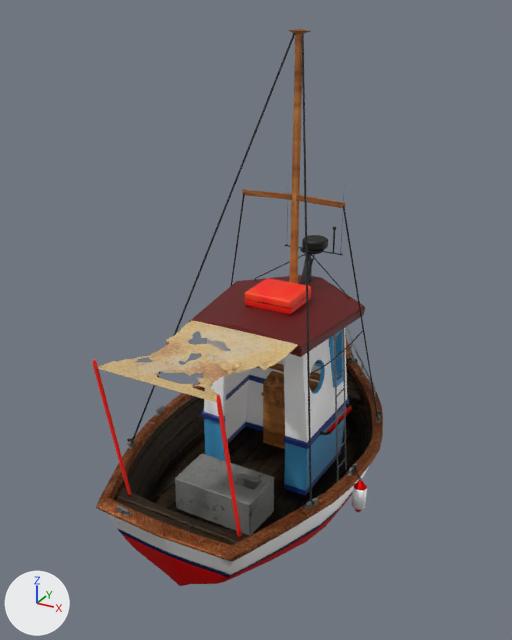
An edit to the Blender file Assets/boat/boat.blend, drawn before and after from the same camera.
Rendered twice from a camera (50 mm lens) standing at (5.16, -9.74, 7.08) and looking at (-0.33, 0.24, 2.1). Every picture has the same lights, and +X, +Y and +Z are marked at lower left. The older version comes first.

The first picture shows 'Material-BARCA_INTERNO', 'Material-CABINA', 'Material-PARABORDI', 'Material-TENDA', 'Material-TENDA-BASTONI', 'Material-scaletta'.
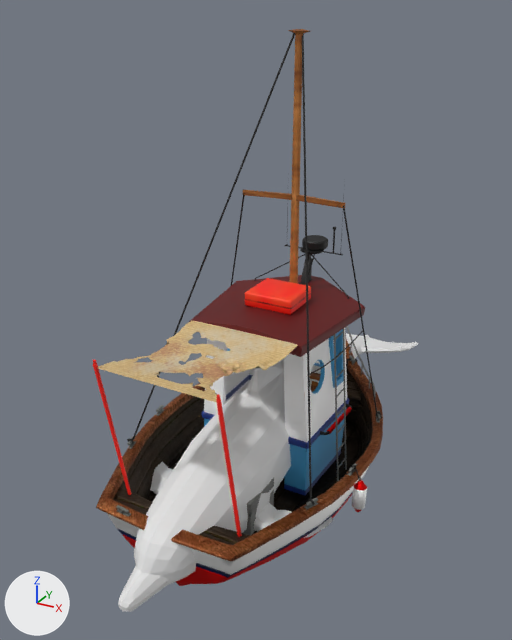
What differs and where, as boxes (x1, y1, x2, y2) in the pictures (512 x 640 px):
```json
{"object": "Mesh1", "change": "added", "after": [118, 333, 419, 612]}
{"object": "Material-scaletta", "change": "unchanged, covered by the edit", "before": [116, 326, 381, 536], "after": [116, 326, 381, 536]}
```

Edits to the scene script, one JSON object a line:
```json
{"op": "add", "block": "me_mesh", "code": ["me_mesh = bpy.data.meshes.new('Mesh')", "me_mesh.from_pydata(...)  # 1778 vertices, 592 faces; spans x -1.8..1.8, y -4.18..5.47, z -0.76..2.27"]}
{"op": "add", "block": "ob_mesh1", "code": ["ob_mesh1 = bpy.data.objects.new('Mesh1', me_mesh)", "ob_mesh1.location = (0.0, 0.0, 0.0)"]}
```
